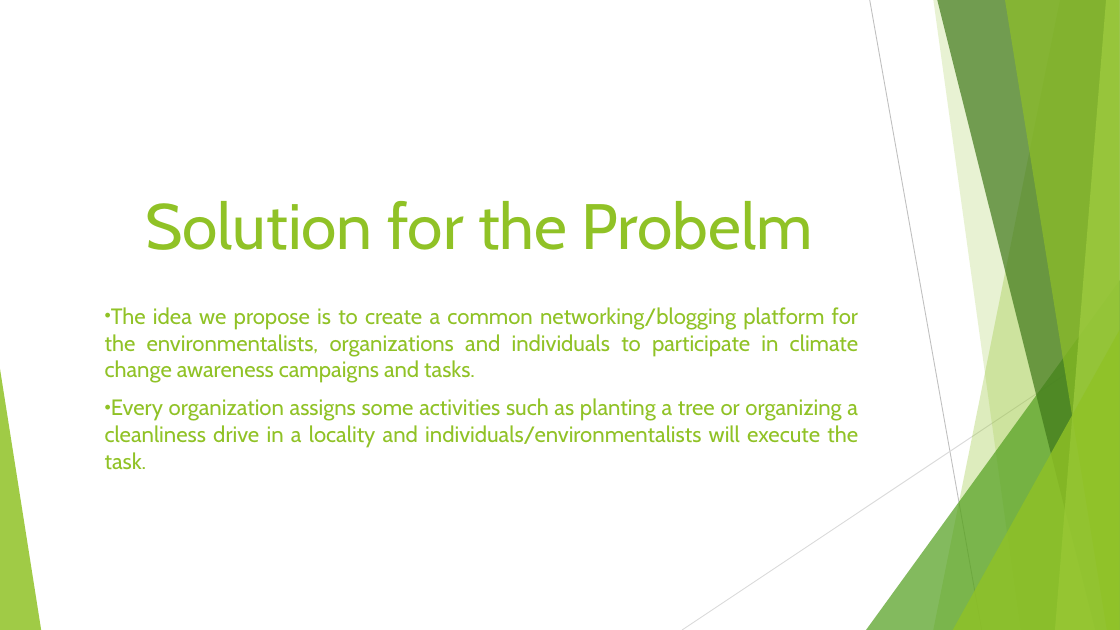
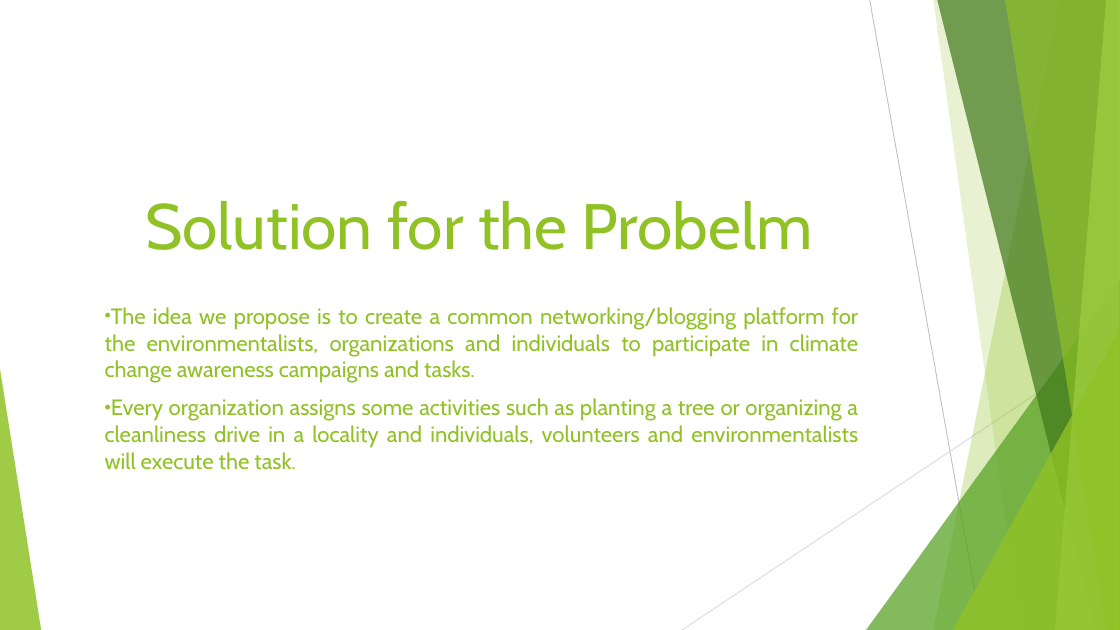
Before and after one commit to HackerspaceMumbai/greelog, a slide deck: slide 3 of GreeLog_Hack4good_Pitch.pptx. Drawn at 1120x630 pixels with LibreOffice and Linux fonts; fonts in the diff are those of the drawing; background and template pictures are left out. Boxes give left, top, right and bottom in pixels: in the first picture for what was removed or moved away, otherwise in the second. Text is boxed around its words. In the diff, an @@ line names an element or a change of style, - is before the commit and + after.

Commit message:
updated PPT

```diff
--- a/GreeLog_Hack4good_Pitch.pptx
+++ b/GreeLog_Hack4good_Pitch.pptx
@@ subtitle at bbox=[105, 398, 858, 470]: text changed @@
-• Every organization assigns some activities such as planting a tree or organizing a cleanliness drive in a locality and individuals/environmentalists will execute the task.
+• Every organization assigns some activities such as planting a tree or organizing a cleanliness drive in a locality and individuals, volunteers and environmentalists will execute the task.
```
Also in this commit, not shown: 2 other slides changed, 5 other files.
